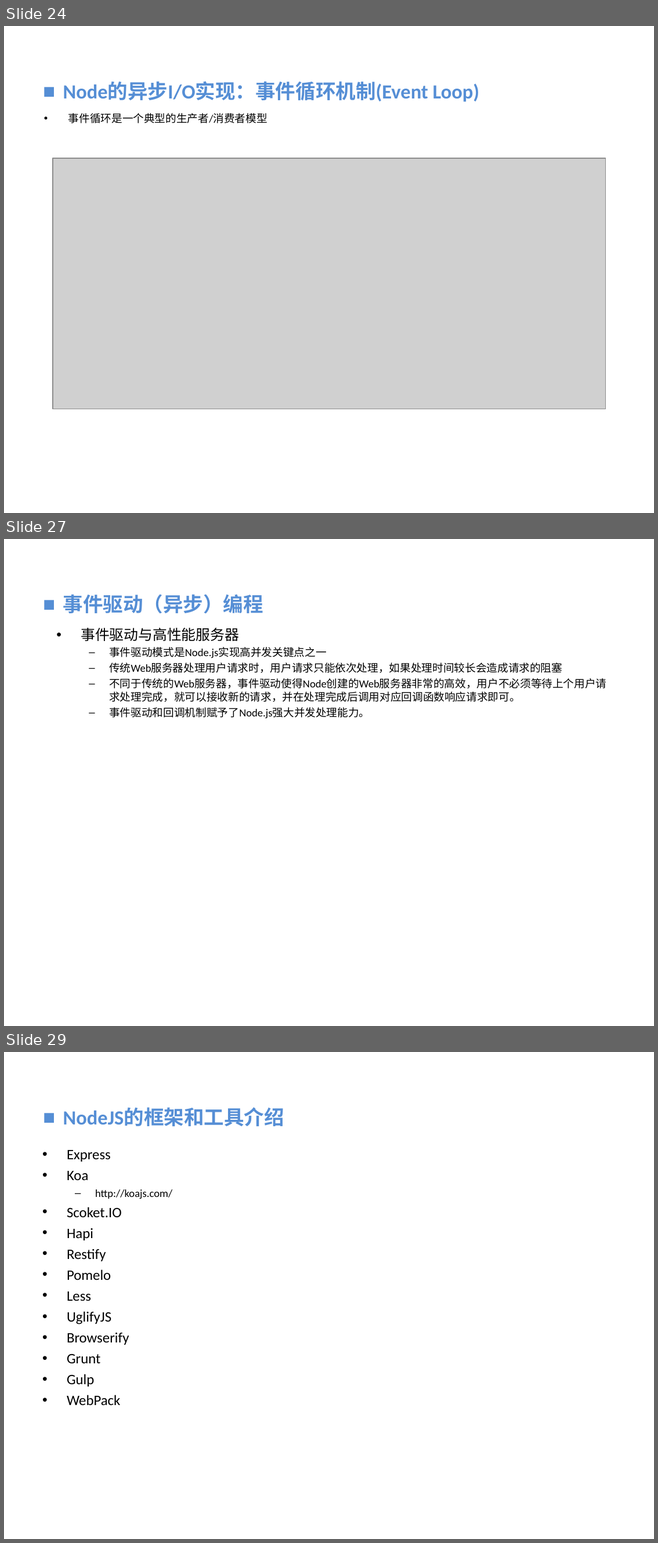
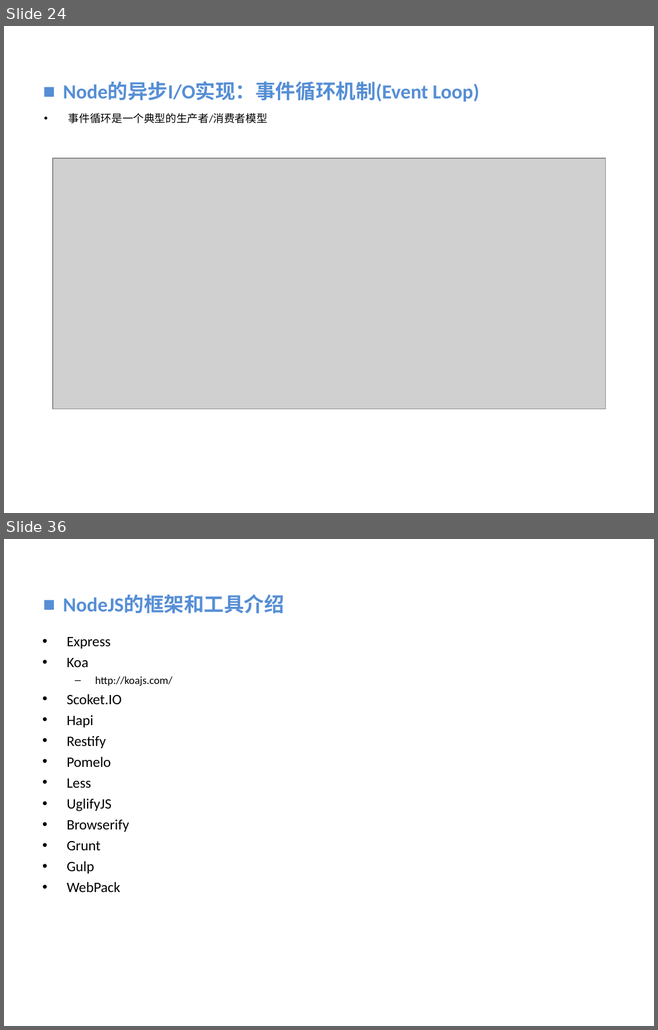
Before and after one commit to vaik/Documents, a slide deck: 我的分享/NodeJS基础概念理解.ppt. Shown one above the other, each under a label of ours: slides 24, 27 and 29 before the commit, slides 24 and 36 after it; the slides between them are not shown. The pictures are 658x1543 and 658x1030 pixels, drawn with LibreOffice and Linux fonts; fonts in the diff are those of the drawing; grey boxes stand for pictures; background and template pictures are left out. Boxes give left, top, right and bottom in pixels: in the first picture for what was removed or moved away, otherwise in the second. Text is boxed around its words. In the diff, an @@ line names an element or a change of style, - is before the commit and + after.

```diff
--- a/我的分享/NodeJS基础概念理解.ppt
+++ b/我的分享/NodeJS基础概念理解.ppt
@@ slide 27 removed at (4, 539, 654, 1026), background picture (left out) @@
@@ text removed at (63, 594, 263, 614) @@
-■ 事件驱动（异步）编程
@@ text removed at (81, 628, 606, 718) @@
-• 事件驱动与高性能服务器
-  – 事件驱动模式是Node.js实现高并发关键点之一
-  – 传统Web服务器处理用户请求时，用户请求只能依次处理，如果处理时间较长会造成请求的阻塞
-  – 不同于传统的Web服务器，事件驱动使得Node创建的Web服务器非常的高效，用户不必须等待上个用户请求处理完成，就可以接收新的请求，并在处理完成后调用对应回调函数响应请求即可。
-  – 事件驱动和回调机制赋予了Node.js强大并发处理能力。
@@ what was slide 29 is now slide 36 @@
```
Also in this commit, not shown: 2 slides changed, 11 slides added, 3 other slides removed.
